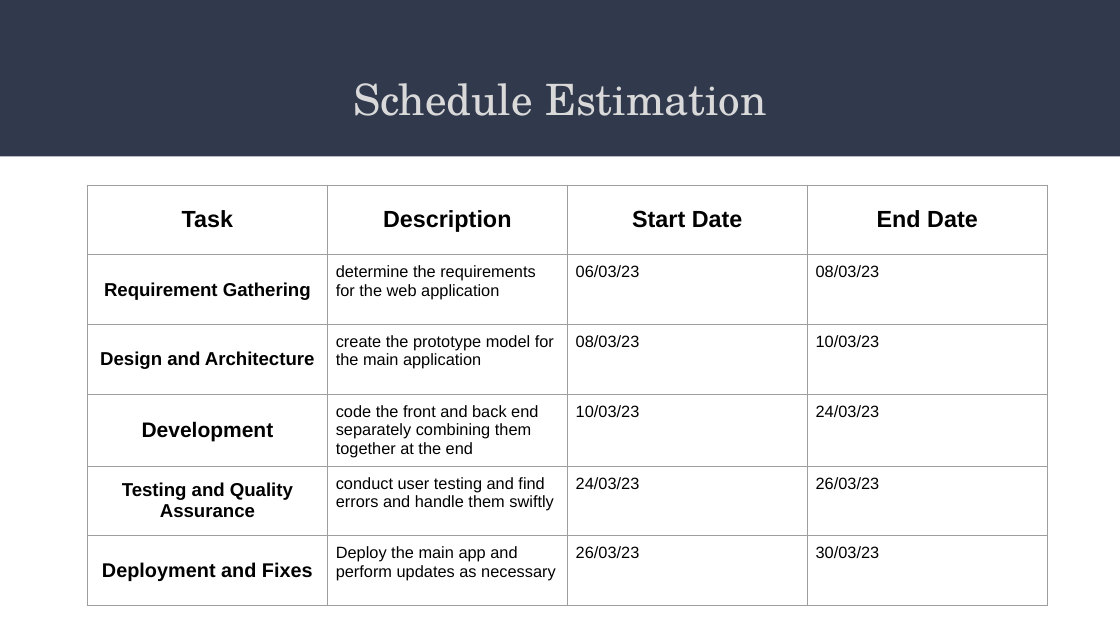
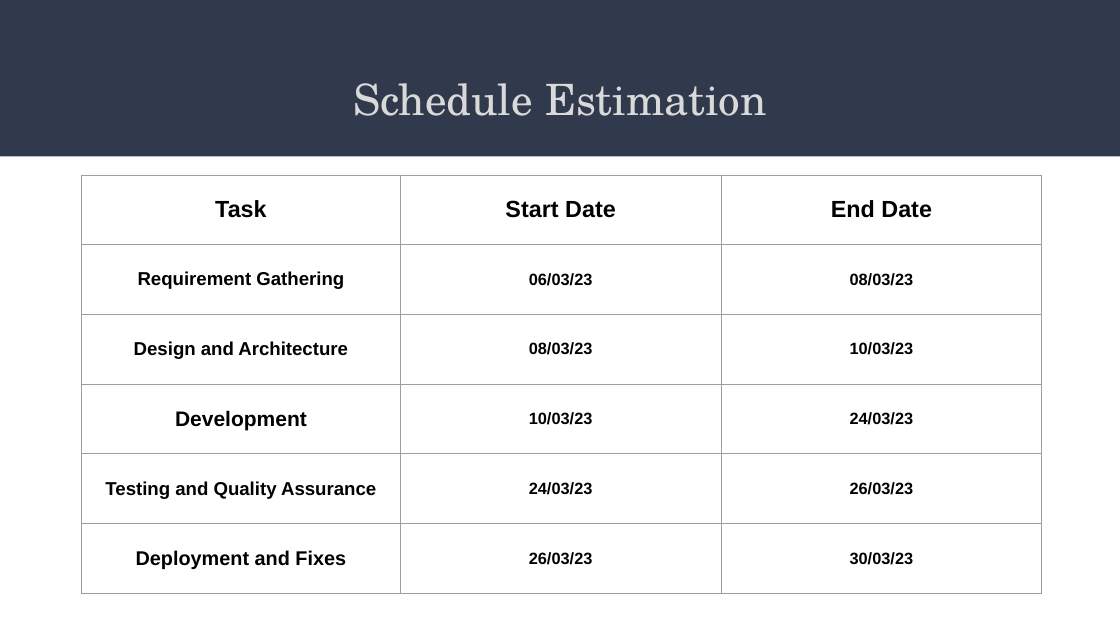
Before and after one commit to TeamHub110022/LootManiac, a slide deck: slide 10 of SRSLootManiac.pptx. Drawn at 1120x630 pixels with LibreOffice and Linux fonts; fonts in the diff are those of the drawing. Boxes give left, top, right and bottom in pixels: in the first picture for what was removed or moved away, otherwise in the second. Text is boxed around its words. In the diff, an @@ line names an element or a change of style, - is before the commit and + after.

```diff
--- a/SRSLootManiac.pptx
+++ b/SRSLootManiac.pptx
@@ table at (82,175,1042,573) @@
-column 2: Description | determine the requirements for the web application | create the prototype model for the main application | code the front and back end separately combining them together at the end | conduct user testing and find errors and handle them swiftly | Deploy the main app and perform updates as necessary
@@ table: place and size @@
-table at (87,185,1049,585)
+table at (82,175,1042,573)
```
Also in this commit, not shown: 4 other slides changed, 1 slide added.
